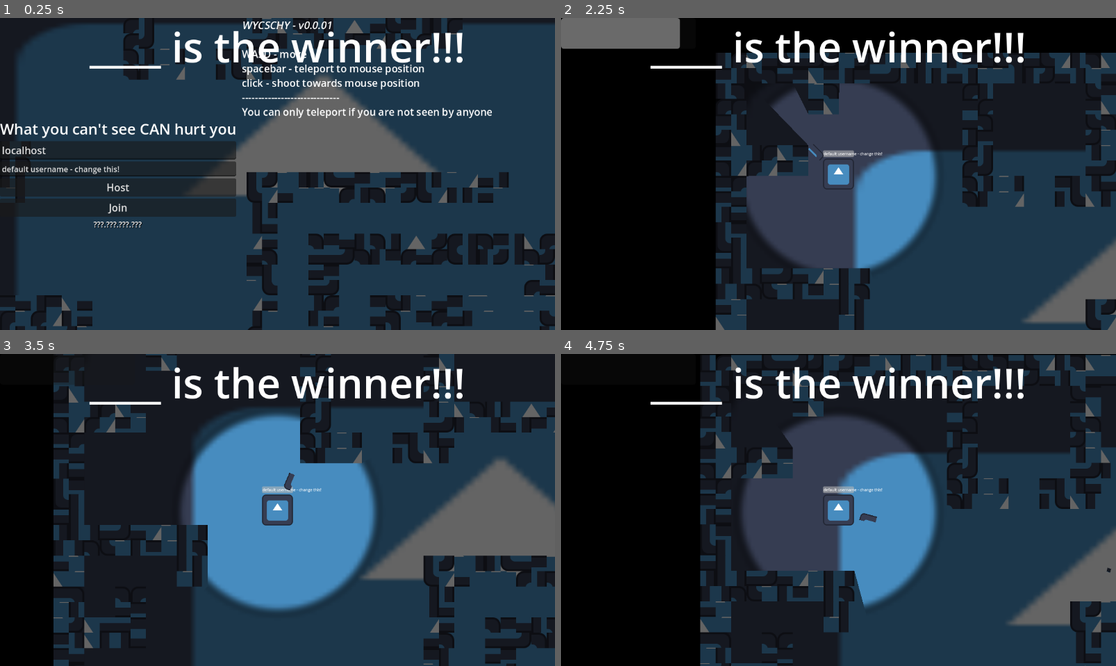
Above: before the commit, frames 1-4 (two rows, left to right).
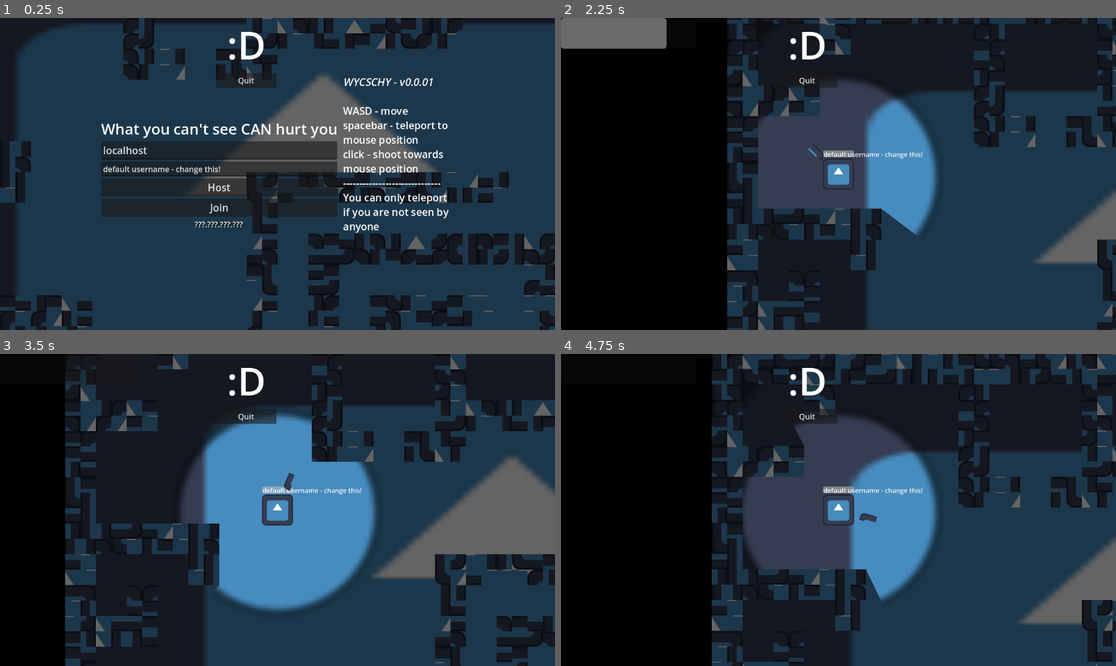
Above: after the commit, the same moments.

Repository: thelegendofmario/wycschy
Game: Godot game, scene res://main.tscn
The game is run twice, just before and just after one commit, with the same random seed, the same clock (stepped at 60 frames per second) and the same inputs. The engine's default icon, where the game draws it, is replaced by a stand-in: a white triangle on a blue panel in a dark square.
Inputs (mouse positions are in pixels of both pictures, inside the frame that each line leads up to):
- Up to frame 1 (0.25 s): no input
- Up to frame 2 (2.25 s): tap Enter at 0.5 s; move the mouse to (960, 158) at 0.52 s; hold D (right) 0.53-1.25 s; click (960, 158) at 0.6 s; click "Host" at 1.25 s; tap Space (teleport) at 2, 2.1 s; move the mouse to (794, 127) at 2.02 s; hold S (down) from 2.03 s (still down)
- Up to frame 3 (3.5 s): move the mouse to (310, 438) at 2.77 s; release S (down) at 2.78 s; hold D (right) from 2.78 s (still down); click (310, 438) at 2.85 s
- Up to frame 4 (4.75 s): move the mouse to (810, 572) at 3.52 s; release D (right) at 3.53 s; hold W (up) 3.53-4.28 s; tap Space (teleport) at 3.6 s; move the mouse to (1005, 556) at 4.27 s; hold A (left) from 4.28 s (still down); click (1005, 556) at 4.35 s

The runs differ from the first frame. In frame 1, 14% of the frame differs, in the area x 0-89%, y 1-69%; in frame 2, 36%, in the area x 16-100%, y 0-100%; in frame 3, 21%; in frame 4, 19%.
Error in both runs: Out of bounds get index '0' (on base: 'PackedStringArray') (res://main.gd:18)

Commit message:
finishing touches for mvp

Diff:
--- a/bullet.tscn
+++ b/bullet.tscn
@@ -4,6 +4,7 @@
 [ext_resource type="Script" uid="uid://cp6i4p37tto30" path="res://bullet.gd" id="1_v8qja"]
 
 [sub_resource type="CanvasItemMaterial" id="CanvasItemMaterial_v8qja"]
+light_mode = 2
 particles_animation = true
 particles_anim_h_frames = 1
 particles_anim_v_frames = 1
--- a/main.gd
+++ b/main.gd
@@ -6,7 +6,7 @@
 @export var PLAYER: PackedScene
 @onready var multiplayer_ui = $UI/Multiplayer
 @onready var end_ui = $UI/EndUI
-var winning_score = 1
+var winning_score = 5
 @export var scores: Array
 #var players : Array[Player] = []
 
@@ -63,3 +63,8 @@
 	player.index = len(Global.scores)-1
 	print(Global.scores[player.index])
 	return player
+
+
+func _on_button_pressed() -> void:
+	get_tree().paused = false
+	get_tree().quit()
--- a/main.tscn
+++ b/main.tscn
@@ -141,6 +141,7 @@
 [node name="UI" type="CanvasLayer" parent="."]
 
 [node name="EndUI" type="Control" parent="UI"]
+process_mode = 3
 layout_mode = 3
 anchors_preset = 10
 anchor_right = 1.0
@@ -148,19 +149,30 @@
 size_flags_vertical = 4
 
 [node name="VBoxContainer" type="VBoxContainer" parent="UI/EndUI"]
+process_mode = 3
 layout_mode = 1
 anchors_preset = 5
 anchor_left = 0.5
 anchor_right = 0.5
-offset_left = -390.0
-offset_right = 390.0
+offset_left = -576.0
+offset_right = 448.0
 offset_bottom = 118.0
 grow_horizontal = 2
 
 [node name="WinnerLabel" type="Label" parent="UI/EndUI/VBoxContainer"]
-layout_mode = 2
-theme_override_font_sizes/font_size = 86
-text = "____ is the winner!!!"
+custom_minimum_size = Vector2(0, 20)
+layout_mode = 2
+theme_override_font_sizes/font_size = 80
+text = ":D"
+horizontal_alignment = 1
+autowrap_mode = 2
+
+[node name="Button" type="Button" parent="UI/EndUI/VBoxContainer"]
+process_mode = 3
+custom_minimum_size = Vector2(125, 0)
+layout_mode = 2
+size_flags_horizontal = 4
+text = "Quit"
 
 [node name="Multiplayer" type="Control" parent="UI"]
 process_mode = 3
@@ -179,10 +191,10 @@
 anchor_top = 0.5
 anchor_right = 0.5
 anchor_bottom = 0.5
-offset_left = -576.5
-offset_top = -324.0
-offset_right = 576.5
-offset_bottom = 324.0
+offset_left = -366.5
+offset_top = -206.0
+offset_right = 366.5
+offset_bottom = 206.0
 grow_horizontal = 2
 grow_vertical = 2
 
@@ -243,5 +255,6 @@
 [node name="MultiplayerSynchronizer" type="MultiplayerSynchronizer" parent="."]
 replication_config = SubResource("SceneReplicationConfig_h2yge")
 
+[connection signal="pressed" from="UI/EndUI/VBoxContainer/Button" to="." method="_on_button_pressed"]
 [connection signal="pressed" from="UI/Multiplayer/HSplitContainer/VBoxContainer/Host" to="." method="_on_host_pressed"]
 [connection signal="pressed" from="UI/Multiplayer/HSplitContainer/VBoxContainer/Join" to="." method="_on_join_pressed"]
--- a/player.tscn
+++ b/player.tscn
@@ -54,6 +54,12 @@
 [sub_resource type="RectangleShape2D" id="RectangleShape2D_i3pqv"]
 size = Vector2(96, 96)
 
+[sub_resource type="CanvasItemMaterial" id="CanvasItemMaterial_2hs0m"]
+light_mode = 2
+
+[sub_resource type="CanvasItemMaterial" id="CanvasItemMaterial_1jxqw"]
+light_mode = 2
+
 [sub_resource type="CanvasItemMaterial" id="CanvasItemMaterial_sweqy"]
 light_mode = 2
 
@@ -107,6 +113,7 @@
 shape = SubResource("RectangleShape2D_i3pqv")
 
 [node name="ProgressBar" type="ProgressBar" parent="."]
+material = SubResource("CanvasItemMaterial_2hs0m")
 offset_left = -64.0
 offset_top = -98.0
 offset_right = 64.0
@@ -115,10 +122,12 @@
 show_percentage = false
 
 [node name="UsernameLabel" type="Label" parent="."]
+material = SubResource("CanvasItemMaterial_1jxqw")
 offset_left = -62.0
-offset_top = -96.0
-offset_right = -5.0
-offset_bottom = -72.0
+offset_top = -100.0
+offset_right = 34.0
+offset_bottom = -63.0
+theme_override_font_sizes/font_size = 27
 text = "Default"
 
 [node name="Gun" type="Node2D" parent="."]
Not shown, changed: export_presets.cfg
Not shown: 1 places in player.tscn that only renumber resources
